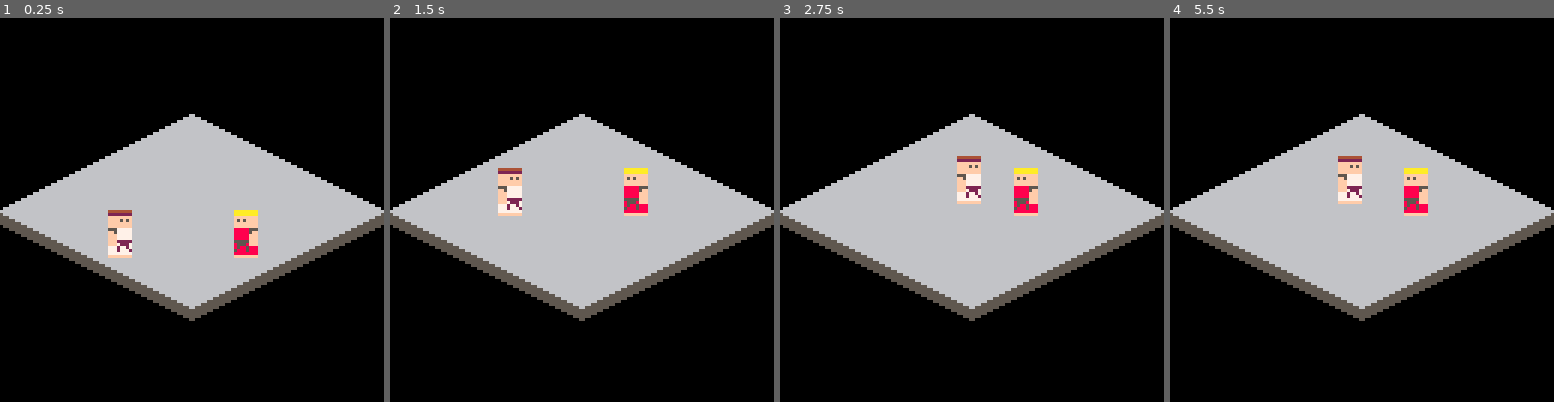
Above: before the commit, frames 1-4 (left to right).
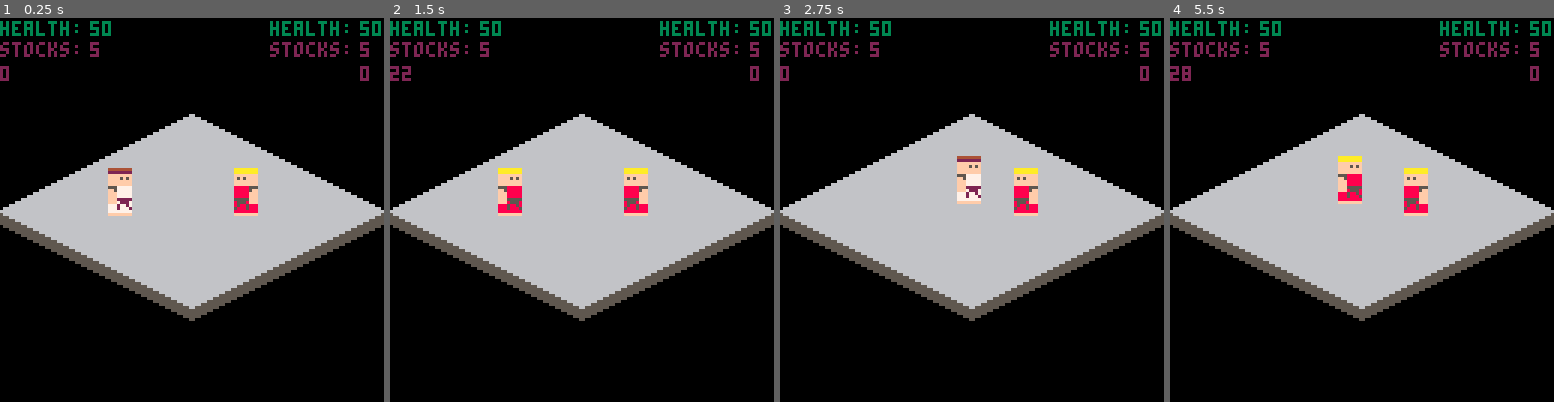
Above: after the commit, the same moments.

Repository: Trifectuh/Fantasy-Console-Projects
Game: PICO-8 cartridge isofight.p8
Two runs of this game, one before a commit and one after it. Both use one fixed random seed, a clock stepped at 60 frames per second and the inputs below.
Inputs:
- Up to frame 1 (0.25 s): no input
- Up to frame 2 (1.5 s): tap X (X key) at 0.33, 1.07 s; tap O (Z key) at 0.7 s
- Up to frame 3 (2.75 s): hold Right 1.6-2.1 s; tap O (Z key) at 1.7, 2.1, 2.5 s; tap X (X key) at 1.85 s; hold Up 2.15-2.42 s; hold Right from 2.47 s (still down)
- Up to frame 4 (5.5 s): tap O (Z key) every 0.4 s from 2.9 to 5.3 s; tap X (X key) at 2.97, 4.08, 5.2 s; release Right at 3.03 s; hold Left 3.08-3.58 s; hold Down 3.63-3.97 s; hold Right 4.02-4.68 s; hold Up 4.73-5.03 s; hold Left from 5.08 s (still down)

The runs differ from the first frame. In frame 1, 4.9% of the frame differs, in the area x 0-100%, y 0-63%; in frame 2, 2.4%; in frame 3, 2.0%; in frame 4, 2.5%.

Commit message:
character abilities framework

Diff:
--- a/isofight.p8
+++ b/isofight.p8
@@ -4,33 +4,109 @@
 --isofight: don't die or fall
 
 function _init()
+ --hacky fix for characters
+ --falling through floor
+ firstrun=true
  --how many players
 	num_players=2
  --init player characters
-	p={{sprnum=0,drc=false,x=36,
-		   y=50,dx=0,dy=0,hp=50,
-					stock=5,id=1,sx=36,sy=50},
-				{sprnum=32,drc=true,x=78,
-					y=50,dx=0,dy=0,hp=50,
-				 stock=5,id=2,sx=78,sy=50}}
+ --player 1
+	p={{id=1,
+     --stuff that gets rendered
+     activespr=0,
+     width=1,
+     height=2,
+     idlespr=0,
+     drc=false,
+     x=36,
+     y=50,
+     sx=36,
+     sy=50,
+     dx=0,
+     dy=0,
+     framecounter=0,
+     activemove=nil,
+     --how you lose the game
+     status={hp=50,
+             stocks=5,
+             attacking=false,
+             hitstun=false,
+             falling=false,
+             dead=false},
+     --move.framewindow={length,sprite}
+     moves={atk1={startup={10,32},
+                  active={20,32},
+                  recovery={15,32}},
+            atk2={startup={10,32},
+                  active={20,32},
+                  recovery={15,32}},
+            atk3={startup={10,32},
+                  active={20,32},
+                  recovery={15,32}}}},
+ --player 2
+    {id=2,
+     activespr=32,
+     width=1,
+     height=2,
+     idlespr=32,
+     drc=true,
+     x=78,
+     y=50,
+     sx=78,
+     sy=50,
+     dx=0,
+     dy=0,
+     framecounter=0,
+     activemove=nil,
+     status={hp=50,
+             stocks=5,
+             attacking=false,
+             hitstun=false,
+             falling=false,
+             dead=false},
+     moves={atk1={startup={10,0},
+                  active={20,0},
+                  recovery={15,0}},
+            atk2={startup={10,0},
+                  active={20,0},
+                  recovery={15,0}},
+            atk3={startup={10,0},
+                  active={20,0},
+                  recovery={15,0}}}}
+ }
 end
 
 function _update60()
  --check for win conditions
-	if p[1].hp<=0 or p[1].stock<=0
+	if p[1].status.hp<=0 or p[1].status.stocks<=0
 		then win(p[2]) end
-	if p[2].hp<=0 or p[2].stock<=0
+	if p[2].status.hp<=0 or p[2].status.stocks<=0
 	 then win(p[1]) end
  --update characters
  for c in all(p) do
   c.dx=0 c.dy=0
   move(c)
-  fall(c) end
+  fall(c)
+  attacks(c) end
 end
 
 function _draw()
 	cls()
+ print(p[1].framecounter,0,16)
+ print(p[2].framecounter,120,16)
+ print('health: ',0,1,3)
+ print(p[1].status.hp,30,1,3)
+ print('stocks: ',0,8,2)
+ print(p[1].status.stocks,30,8,2)
+ print('health: ',90,1,3)
+ print(p[2].status.hp,120,1,3)
+ print('stocks: ',90,8,2)
+ print(p[2].status.stocks,120,8,2)
 	drawallinorder()
+ if firstrun then
+  respawn(p[1])
+  respawn(p[2])
+  firstrun=false end
 end
 
 function drawallinorder()
@@ -53,29 +129,47 @@
 end
 
 function drawchar(num)
-	spr(p[num].sprnum,p[num].x,
-	 	p[num].y,1,2,p[num].drc)
+ if p[num].framecounter<=0 then
+	 spr(p[num].idlespr,
+      p[num].x,
+	 	   p[num].y,
+      1,
+      2,
+      p[num].drc)
+ else spr(p[num].activespr,
+      p[num].x,
+      p[num].y,
+      1,
+      2,
+      p[num].drc) end
 end
 
 function fall(c)
  clr=6
  if pget(c.x-1,c.y+17)!=clr
  and pget(c.x+8,c.y+17)!=clr
-  then if c.felly==nil then
-  		c.felly=c.y end
-  	c.falling=true end
- if c.falling==true then
-  c.y+=1 end
- if c.falling==true
+  then if c.status.felly==nil then
+  		c.status.felly=c.y end
+  	c.status.falling=true end
+ if c.status.falling==true then
+  c.y+=2 end
+ if c.status.falling==true
  and c.y>128 then
- 	c.falling=false
- 	c.x=c.sx c.y=c.sy
- 	c.felly=nil end
+  c.status.stocks-=1
+ 	respawn(c)
+  end
+end
+
+function respawn(c)
+ c.status.falling=false
+ c.x=c.sx
+ c.y=c.sy
+ c.status.felly=nil
 end
 
 function fellofftop(c)
-	if p[c].falling==true
-	and p[c].felly<=48
+	if p[c].status.falling==true
+	and p[c].status.felly<=48
 		then return true end
 end
 
@@ -151,12 +245,32 @@
  char.y+=char.dy
 end
 
-function atk1(p)
-	ctrl=p.id-1
+function attacks(p)
+ if p.framecounter>0 then
+  p.framecounter-=1
+ else
+  activemove=0
+  atk1(p) end
+end
+
+function atk1(c)
+	ctrl=c.id-1
 	--check for btn then atk1
-	if btn(5, ctrl) then
-		p.sprnum=p.atk1spr
-	else p.sprnum=p.idlespr end
+	if btn(5, ctrl)
+ and c.framecounter<=0 then
+  c.activemove=1
+  c.framecounter=c.moves.atk1.startup[1]+
+               c.moves.atk1.active[1]+
+               c.moves.atk1.recovery[1]
+		c.activespr=c.moves.atk1.startup[2]
+ elseif c.activemove==1 then
+  if c.framecounter>=c.moves.atk1.active[1]+
+                     c.moves.atk1.recovery[1]
+   then c.activespr=c.moves.atk1.startup[2]
+  elseif c.framecounter>=c.moves.atk1.recovery[1]
+   then c.activespr=c.moves.atk1.active[2]
+  else c.activespr=c.moves.atk1.recovery[2] end
+ end
 end
 __gfx__
 44444444444444440000000000000000000000000000000000000000000000000000000000000000000000000000000000000000000000000000000000000000
